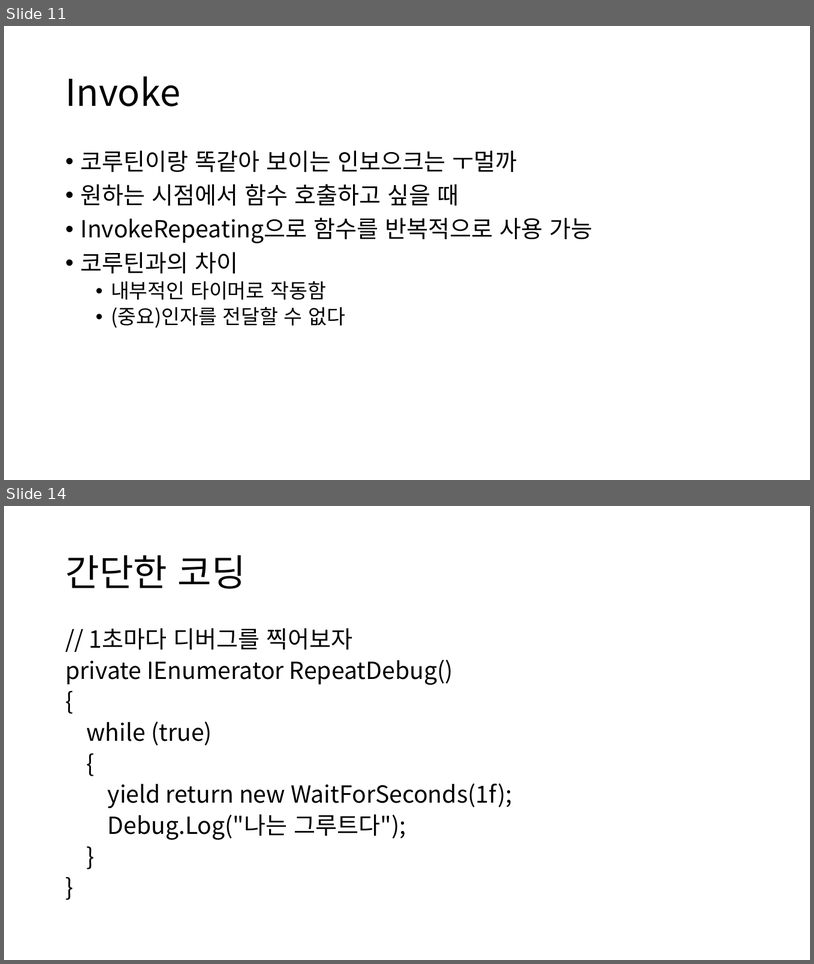
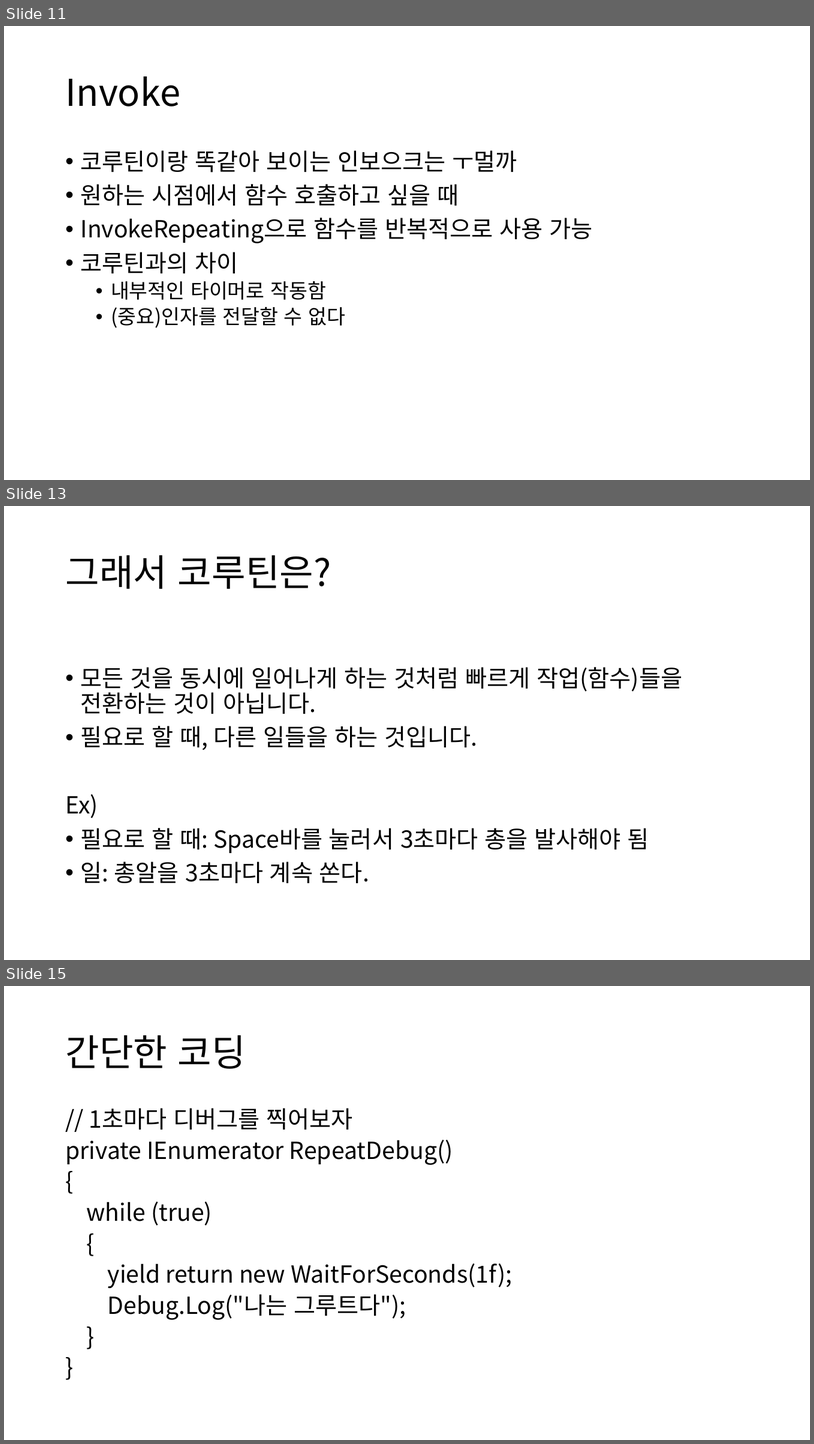
Before and after one commit to IamGroooooot/cien-unity-2019, a slide deck: 3주차.pptx. Shown one above the other, each under a label of ours: slides 11 and 14 before the commit, slides 11, 13 and 15 after it; the slides between them are not shown. The pictures are 814x964 and 814x1444 pixels, drawn with LibreOffice and Linux fonts; fonts in the diff are those of the drawing. Boxes give left, top, right and bottom in pixels: in the first picture for what was removed or moved away, otherwise in the second. Text is boxed around its words. In the diff, an @@ line names an element or a change of style, - is before the commit and + after.

```diff
--- a/3주차.pptx
+++ b/3주차.pptx
@@ slide 13 added at (4,506,810,960), background #FFFFFF @@
@@ title added at (65,555,332,589), 44 pt, text #000000 @@
+그래서 코루틴은?
@@ text added at (65,667,683,883), 28 pt, text #000000 @@
+• 모든 것을 동시에 일어나게 하는 것처럼 빠르게 작업(함수)들을 전환하는 것이 아닙니다.
+• 필요로 할 때, 다른 일들을 하는 것입니다.
+Ex)
+• 필요로 할 때: Space바를 눌러서 3초마다 총을 발사해야 됨
+• 일: 총알을 3초마다 계속 쏜다.
@@ what was slide 14 is now slide 15 @@
```
Also in this commit, not shown: 3 slides changed, 2 other slides added, 1 slide removed.
